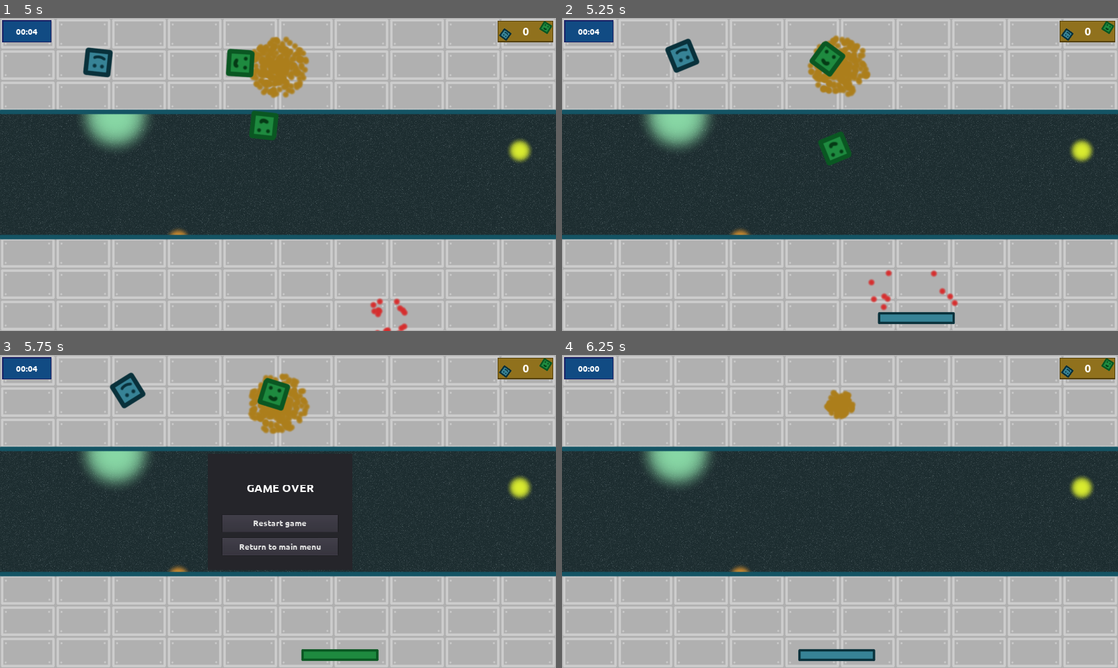
Above: before the commit, frames 1-4 (two rows, left to right).
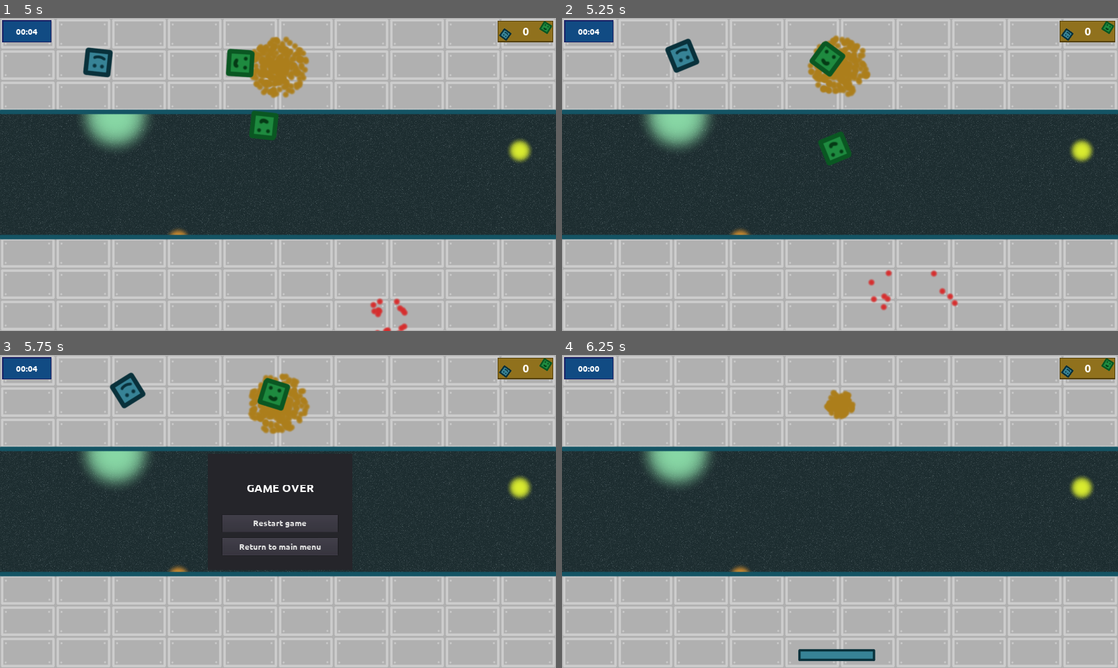
Above: after the commit, the same moments.

Repository: moisesjbc/ludum-dare-53
Game: Godot game, scene res://gui/main_menu/main_menu.tscn
The game is run twice, just before and just after one commit, with the same random seed, the same clock (stepped at 60 frames per second) and the same inputs.
Inputs:
- Up to frame 1 (5 s): click "PLAY" at 0.5 s; tap Enter at 1.25 s; hold Right (ui_right) 1.28-2.03 s; tap Space at 1.35, 1.52, 1.82, 2.1, 2.27, 2.57, 2.85, 3.6, 3.77, 4.07, 4.35, 4.52, 4.82 s; hold Left (ui_left) 2.03-2.78 s; hold Right (ui_right) 2.78-4.28 s; hold Left (ui_left) from 4.28 s (still down)
- Up to frame 2 (5.25 s): keep holding Left (ui_left); tap Space at 5.1 s
- Up to frame 3 (5.75 s): keep holding Left (ui_left); tap Space at 5.27, 5.57 s
- Up to frame 4 (6.25 s): release Left (ui_left) at 5.75 s; click "Restart game" at 5.75 s

Frame 1 is identical in both runs. In frame 2, 0.5% of the frame differs, in the area x 56-71%, y 93-98%; in frame 3, 0.5%; in frame 4, nothing differs.

Commit message:
Fix delivery / destroy overlaps by means of a cooldown

Diff:
--- a/godot-project/gameplay/box/box.gd
+++ b/godot-project/gameplay/box/box.gd
@@ -43,12 +43,14 @@
 
 func deliver():
 	$collision_shape.disabled = true
+	set_collision_mask(0)
 	$blue_box_sprite.visible = false
 	$green_box_sprite.visible = false
 	$delivery_effect.start(self, "queue_free")
 
 
 func destroy():
+	set_collision_mask(0)
 	$collision_shape.disabled = true
 	$blue_box_sprite.visible = false
 	$green_box_sprite.visible = false
--- a/godot-project/gameplay/box/box.tscn
+++ b/godot-project/gameplay/box/box.tscn
@@ -49,7 +49,6 @@
 texture = ExtResource( 3 )
 
 [node name="collision_shape" type="CollisionShape2D" parent="."]
-visible = false
 position = Vector2( 0.5, 0 )
 shape = SubResource( 1 )
 
--- a/godot-project/gameplay/player/player.gd
+++ b/godot-project/gameplay/player/player.gd
@@ -5,6 +5,7 @@
 export (int) var speed = 500
 var type = 0
 var colors
+var on_cooldown = false
 
 
 func _ready():
@@ -36,19 +37,20 @@
 
 
 func add_box(box):
-	box.set_process(false)
+	if not on_cooldown:
+		box.set_process(false)
 
-	var box_global_position = box.global_position
-	box.get_parent().remove_child(box)
-	$boxes.add_child(box)
+		var box_global_position = box.global_position
+		box.get_parent().remove_child(box)
+		$boxes.add_child(box)
 
-	# Disable collisions against player so box does not stop it from moving.
-	box.set_collision_mask_bit(0, false)
-	# Make box collidable with wall
-	box.set_collision_mask_bit(3, true)
-	box.set_collision_layer(1)
+		# Disable collisions against player so box does not stop it from moving.
+		box.set_collision_mask_bit(0, false)
+		# Make box collidable with wall
+		box.set_collision_mask_bit(3, true)
+		box.set_collision_layer(1)
 
-	box.global_position = box_global_position
+		box.global_position = box_global_position
 
 func remove_all_boxes():
 	for box in $boxes.get_children():
@@ -56,12 +58,14 @@
 
 
 func destroy():
-	$explosion_sound.play()
-	$blue_sprite.visible = false
-	$green_sprite.visible = false
-	for box in $boxes.get_children():
-		box.destroy()
-	$explosion.start(self, "destroy_player")
+	if not on_cooldown:
+		start_cooldown()
+		$explosion_sound.play()
+		$blue_sprite.visible = false
+		$green_sprite.visible = false
+		for box in $boxes.get_children():
+			box.destroy()
+		$explosion.start(self, "destroy_player")
 
 
 func destroy_player():
@@ -69,15 +73,26 @@
 
 
 func deliver_all_boxes():
-	$delivery_sound.play()
-	emit_signal("player_delivered", $boxes.get_child_count())
-	for box in $boxes.get_children():
-		box.deliver()
+	if not on_cooldown:
+		start_cooldown()
+		$delivery_sound.play()
+		emit_signal("player_delivered", $boxes.get_child_count())
+		for box in $boxes.get_children():
+			box.deliver()
 
 
 func _input(event):
-	if get_parent().name != "how_to_play" and event is InputEventKey and event.pressed and event.scancode == KEY_SPACE:
+	if not on_cooldown and event is InputEventKey and event.pressed and event.scancode == KEY_SPACE:
 		if type == 0:
 			set_type(1)
 		else:
 			set_type(0)
+
+
+func start_cooldown():
+	on_cooldown = true
+	$cooldown_timer.start(0.5)
+
+
+func _on_cooldown_timer_timeout():
+	on_cooldown = false
--- a/godot-project/gameplay/player/player.tscn
+++ b/godot-project/gameplay/player/player.tscn
@@ -37,3 +37,7 @@
 stream = ExtResource( 6 )
 volume_db = -15.0
 bus = "SFX"
+
+[node name="cooldown_timer" type="Timer" parent="."]
+
+[connection signal="timeout" from="cooldown_timer" to="." method="_on_cooldown_timer_timeout"]
